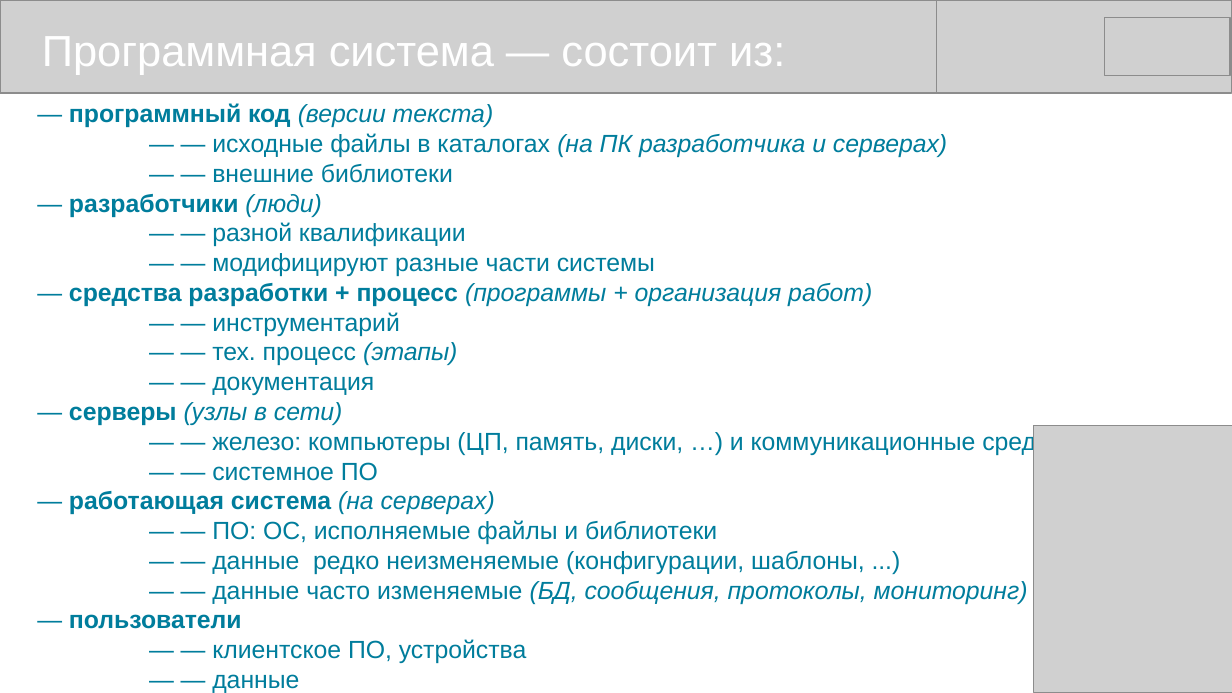
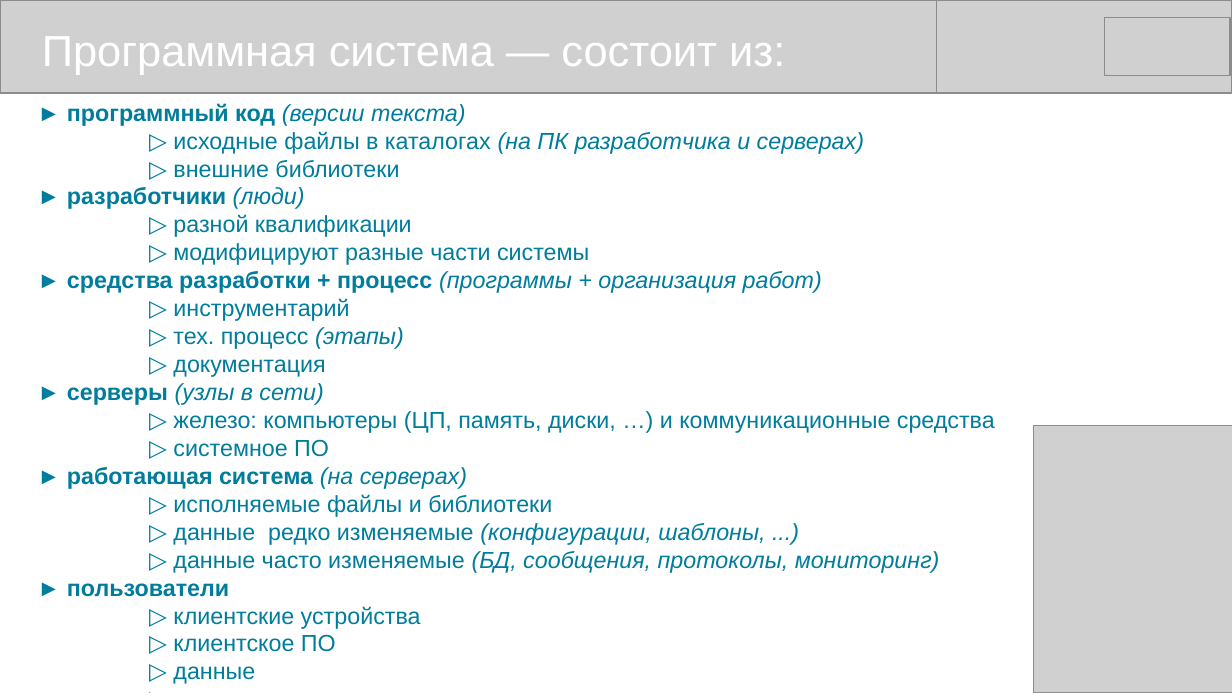
Before and after one commit to mike-shock/Go_language, a slide deck: slide 2 of view/Go_View.odp. Drawn at 1232x693 pixels with LibreOffice and Linux fonts; fonts in the diff are those of the drawing; grey boxes stand for pictures. Boxes give left, top, right and bottom in pixels: in the first picture for what was removed or moved away, otherwise in the second. Text is boxed around its words. In the diff, an @@ line names an element or a change of style, - is before the commit and + after.

```diff
--- a/view/Go_View.odp
+++ b/view/Go_View.odp
@@ text at <box>67,103,995,684</box>: text changed; size 16 to 15 pt @@
-— программный код (версии текста)
-— — исходные файлы в каталогах (на ПК разработчика и серверах)
-— — внешние библиотеки
-— разработчики (люди)
-— — разной квалификации
-— — модифицируют разные части системы
-— средства разработки + процесс (программы + организация работ)
-— — инструментарий
-— — тех. процесс (этапы)
-— — документация
-— серверы (узлы в сети)
-— — железо: компьютеры (ЦП, память, диски, …) и коммуникационные средства
-— — системное ПО
-— работающая система (на серверах)
-— — ПО: ОС, исполняемые файлы и библиотеки
-— — данные редко неизменяемые (конфигурации, шаблоны, ...)
-— — данные часто изменяемые (БД, сообщения, протоколы, мониторинг)
-— пользователи
-— — клиентское ПО, устройства
-— — данные
-— — люди
+► программный код (версии текста)
+▷ исходные файлы в каталогах (на ПК разработчика и серверах)
+▷ внешние библиотеки
+► разработчики (люди)
+▷ разной квалификации
+▷ модифицируют разные части системы
+► средства разработки + процесс (программы + организация работ)
+▷ инструментарий
+▷ тех. процесс (этапы)
+▷ документация
+► серверы (узлы в сети)
+▷ железо: компьютеры (ЦП, память, диски, …) и коммуникационные средства
+▷ системное ПО
+► работающая система (на серверах)
+▷ исполняемые файлы и библиотеки
+▷ данные редко изменяемые (конфигурации, шаблоны, ...)
+▷ данные часто изменяемые (БД, сообщения, протоколы, мониторинг)
+► пользователи
+▷ клиентские устройства
+▷ клиентское ПО
+▷ данные
+▷ люди
```
Also in this commit, not shown: 6 other slides changed, 3 other files.
